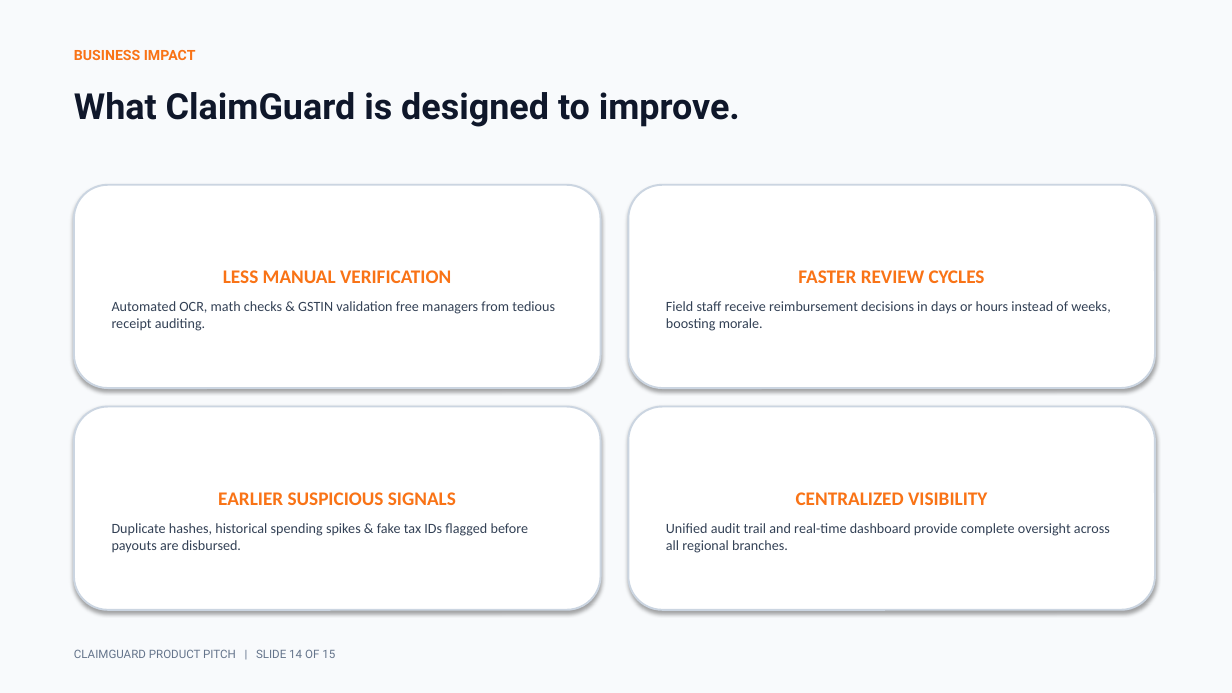
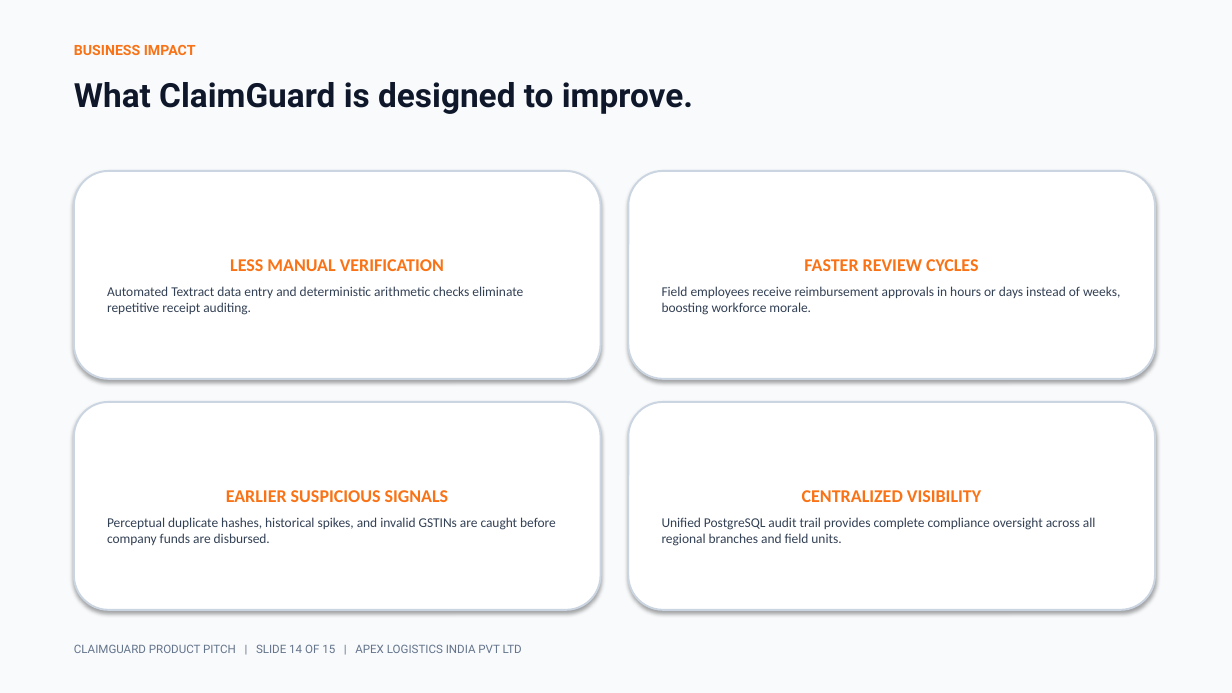
Before and after one commit to sgk18/Claim_guard, a slide deck: slide 14 of ClaimGuard_Product_Pitch.pptx. Drawn at 1232x693 pixels with LibreOffice and Linux fonts; fonts in the diff are those of the drawing. Boxes give left, top, right and bottom in pixels: in the first picture for what was removed or moved away, otherwise in the second. Text is boxed around its words. In the diff, an @@ line names an element or a change of style, - is before the commit and + after.

Commit message:
feat: add HTML product pitch presentation and PPTX generation script

```diff
--- a/ClaimGuard_Product_Pitch.pptx
+++ b/ClaimGuard_Product_Pitch.pptx
@@ text "BUSINESS IMPACT": place and size @@
-text "BUSINESS IMPACT" at box(74, 50, 196, 60)
+text "BUSINESS IMPACT" at box(74, 45, 196, 55)
@@ text "What ClaimGuard is designed to ...": place and size @@
-text "What ClaimGuard is designed to ..." at box(74, 92, 740, 127)
+text "What ClaimGuard is designed to ..." at box(74, 82, 693, 114)
@@ text "What ClaimGuard is designed to ..." at box(74, 82, 693, 114): size 28 to 26 pt @@
@@ rounded rectangle "LESS MANUAL VERIFICATION": place and size @@
-rounded rectangle "LESS MANUAL VERIFICATION" at box(74, 185, 601, 388)
+rounded rectangle "LESS MANUAL VERIFICATION" at box(74, 171, 601, 379)
@@ rounded rectangle "FASTER REVIEW CYCLES": place and size @@
-rounded rectangle "FASTER REVIEW CYCLES" at box(628, 185, 1155, 388)
+rounded rectangle "FASTER REVIEW CYCLES" at box(628, 171, 1155, 379)
@@ text in rounded rectangle at box(230, 259, 444, 271): size 15 to 14 pt in "LESS MANUAL VERIFICATION" @@
@@ text in rounded rectangle at box(804, 259, 978, 271): size 15 to 14 pt in "FASTER REVIEW CYCLES" @@
@@ text in rounded rectangle at box(107, 286, 523, 315): text changed; size 11 to 10.5 pt @@
-Automated OCR, math checks & GSTIN validation free managers from tedious receipt auditing.
+Automated Textract data entry and deterministic arithmetic checks eliminate repetitive receipt auditing.
@@ text in rounded rectangle at box(662, 286, 1120, 315): text changed; size 11 to 10.5 pt @@
-Field staff receive reimbursement decisions in days or hours instead of weeks, boosting morale.
+Field employees receive reimbursement approvals in hours or days instead of weeks, boosting workforce morale.
@@ rounded rectangle "EARLIER SUSPICIOUS SIGNALS": place and size @@
-rounded rectangle "EARLIER SUSPICIOUS SIGNALS" at box(74, 407, 601, 610)
+rounded rectangle "EARLIER SUSPICIOUS SIGNALS" at box(74, 402, 601, 610)
@@ rounded rectangle "CENTRALIZED VISIBILITY": place and size @@
-rounded rectangle "CENTRALIZED VISIBILITY" at box(628, 407, 1155, 610)
+rounded rectangle "CENTRALIZED VISIBILITY" at box(628, 402, 1155, 610)
@@ text in rounded rectangle at box(226, 490, 449, 502): size 15 to 14 pt in "EARLIER SUSPICIOUS SIGNALS" @@
@@ text in rounded rectangle at box(802, 490, 981, 502): size 15 to 14 pt in "CENTRALIZED VISIBILITY" @@
@@ text in rounded rectangle at box(107, 517, 556, 545): text changed; size 11 to 10.5 pt @@
-Duplicate hashes, historical spending spikes & fake tax IDs flagged before payouts are disbursed.
+Perceptual duplicate hashes, historical spikes, and invalid GSTINs are caught before company funds are disbursed.
@@ text in rounded rectangle at box(662, 517, 1096, 546): text changed; size 11 to 10.5 pt @@
-Unified audit trail and real-time dashboard provide complete oversight across all regional branches.
+Unified PostgreSQL audit trail provides complete compliance oversight across all regional branches and field units.
@@ text at box(74, 644, 522, 653): text changed @@
-CLAIMGUARD PRODUCT PITCH | SLIDE 14 OF 15
+CLAIMGUARD PRODUCT PITCH | SLIDE 14 OF 15 | APEX LOGISTICS INDIA PVT LTD
```
Also in this commit, not shown: 14 other slides changed, 2 other files.
